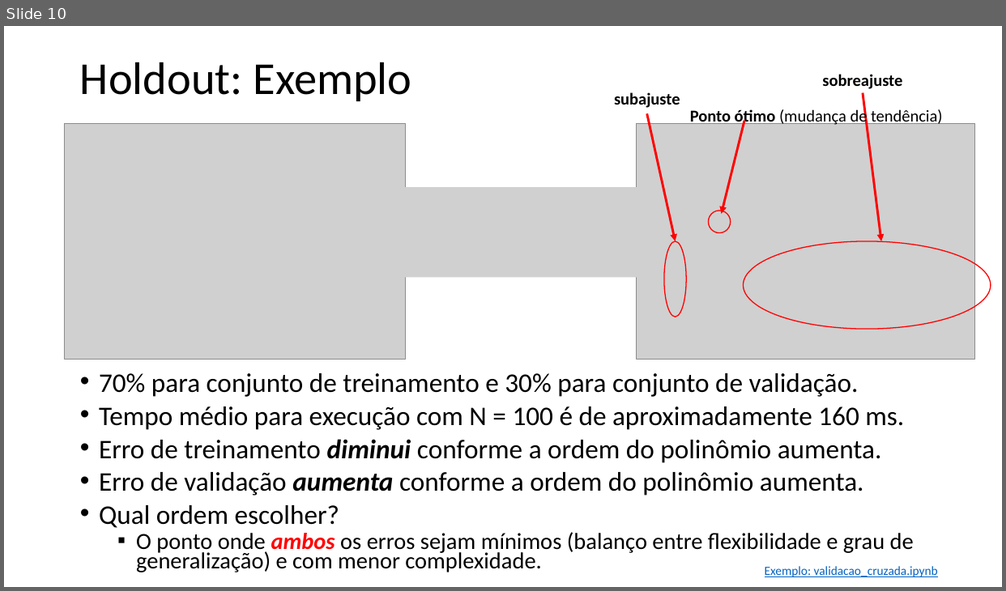
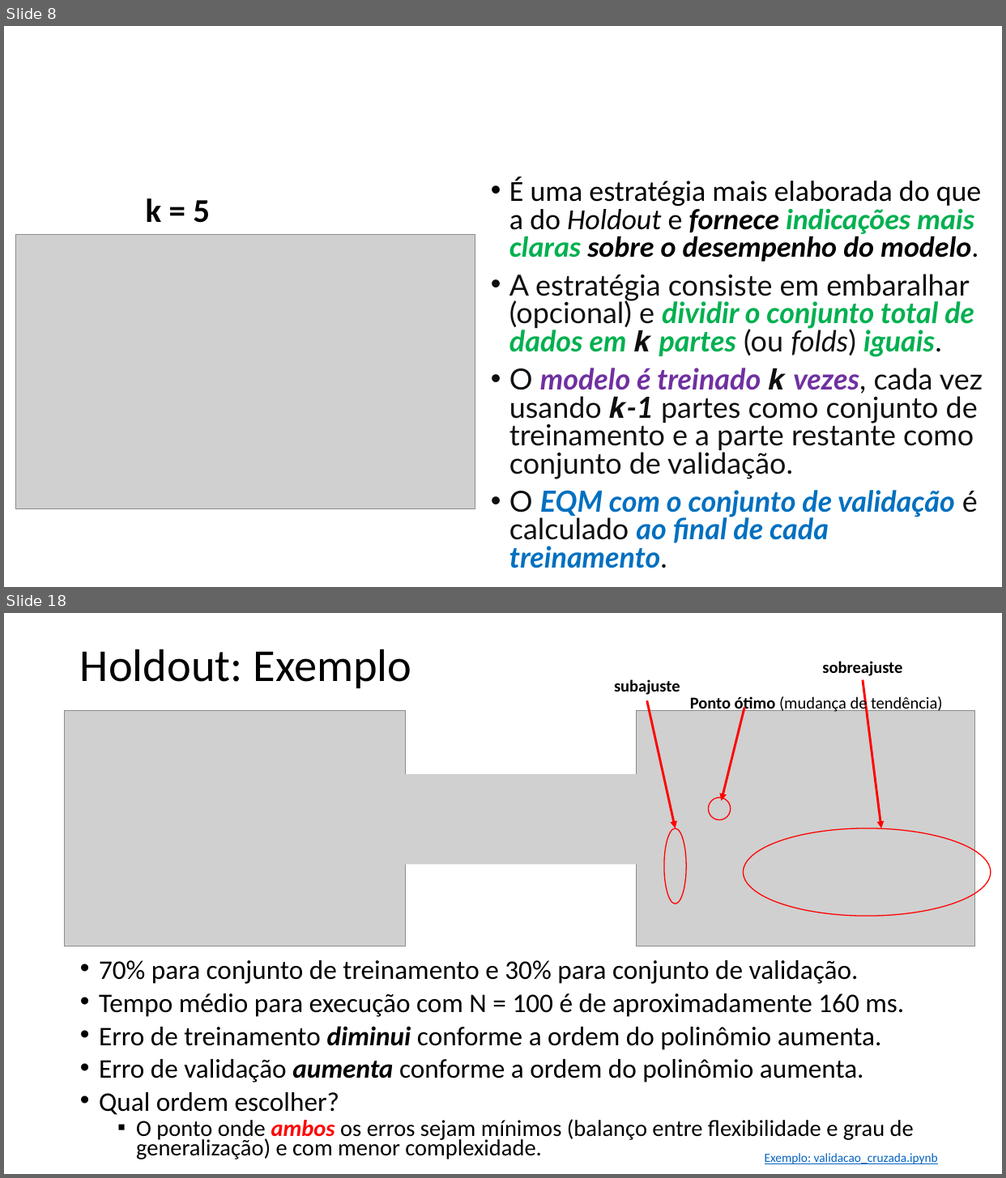
Before and after one commit to zz4fap/t319_aprendizado_de_maquina, a slide deck: slides/T319_Regressão_Linear (Parte V).pptx. Shown one above the other, each under a label of ours: slide 10 before the commit, slides 8 and 18 after it; the slides between them are not shown. The pictures are 1006x591 and 1006x1178 pixels, drawn with LibreOffice and Linux fonts; fonts in the diff are those of the drawing; grey boxes stand for pictures. Boxes give left, top, right and bottom in pixels: in the first picture for what was removed or moved away, otherwise in the second. Text is boxed around its words. In the diff, an @@ line names an element or a change of style, - is before the commit and + after.

```diff
--- a/slides/T319_Regressão_Linear (Parte V).pptx
+++ b/slides/T319_Regressão_Linear (Parte V).pptx
@@ slide 8 added at (x1=4, y1=26, x2=1002, y2=587), background #FFFFFF @@
@@ text added at (x1=509, y1=177, x2=982, y2=569), 28 pt, text #0F0F0F @@
+• É uma estratégia mais elaborada do que a do Holdout e fornece indicações mais claras sobre o desempenho do modelo.
+• A estratégia consiste em embaralhar (opcional) e dividir o conjunto total de dados em 𝒌 partes (ou folds) iguais.
+• O modelo é treinado 𝒌 vezes, cada vez usando 𝒌-1 partes como conjunto de treinamento e a parte restante como conjunto de validação.
+• O EQM com o conjunto de validação é calculado ao final de cada treinamento.
@@ text added at (x1=146, y1=199, x2=210, y2=223), 32 pt, text #000000, bold @@
+k = 5
@@ picture added at (x1=15, y1=234, x2=475, y2=510) @@
@@ what was slide 10 is now slide 18 @@
```
Also in this commit, not shown: 1 slide changed, 8 other slides added, 1 slide removed, 1 other file.
